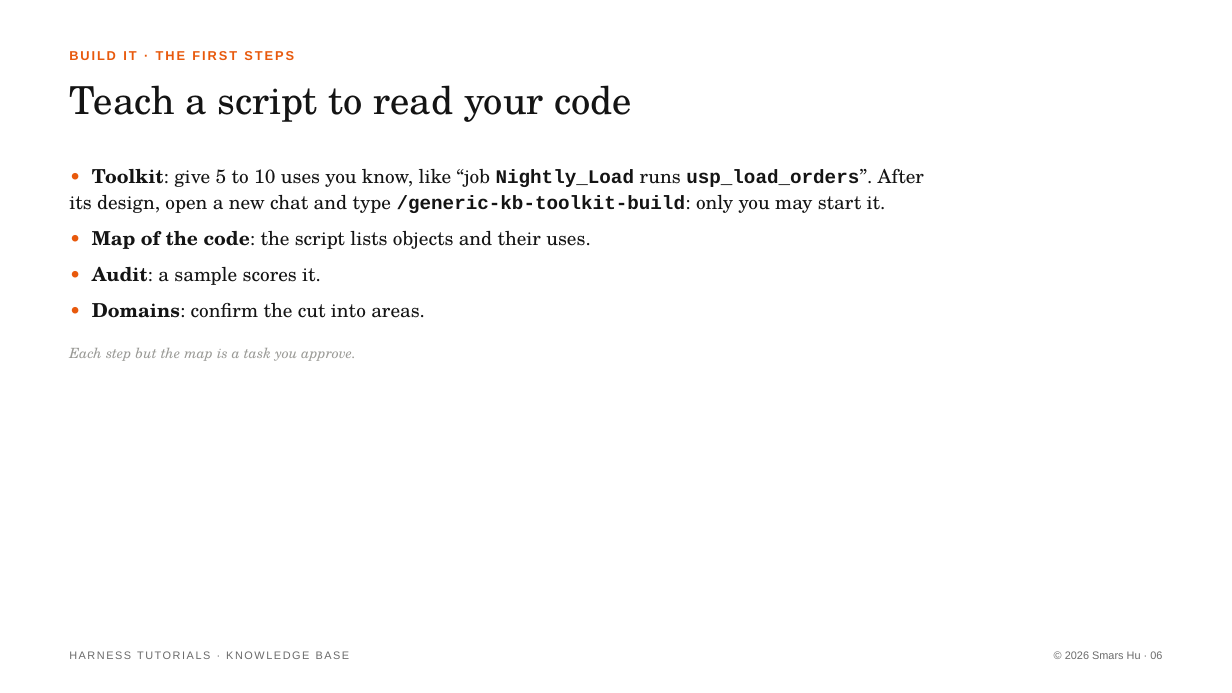
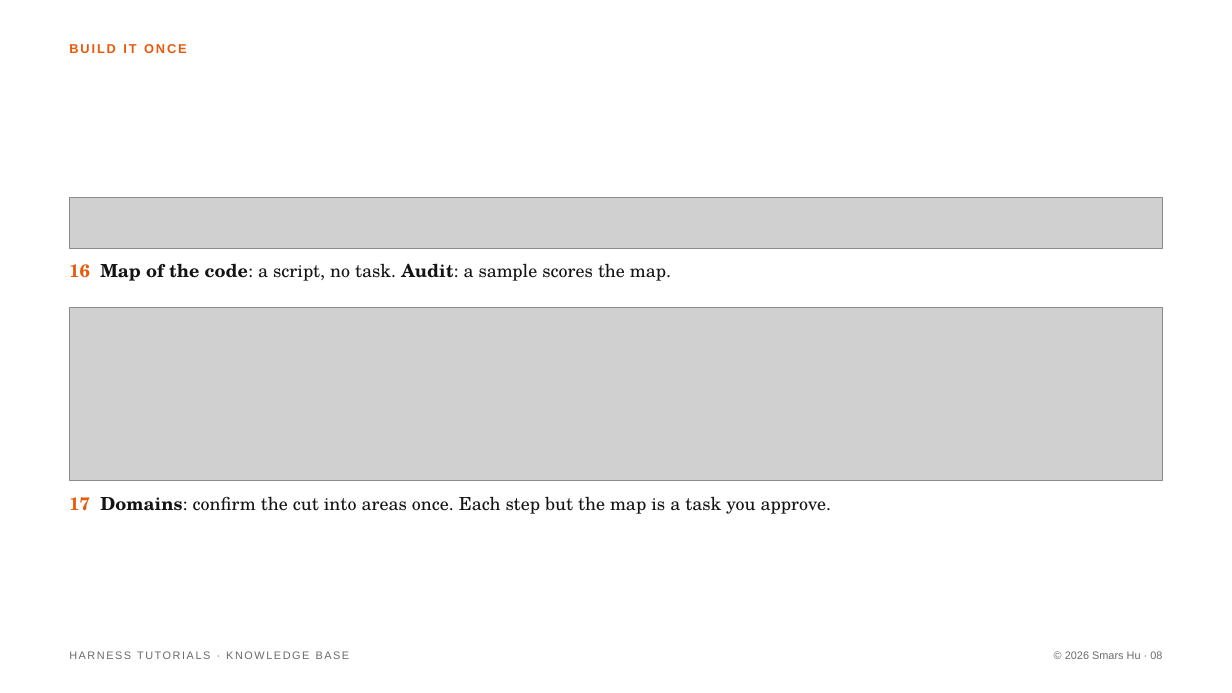
Before and after one commit to Smars-Bin-Hu/ai-exploration, a slide deck: slide 8 of source/tutorials/6_kb.pptx (slide 6 before the commit). Drawn at 1232x693 pixels with LibreOffice and Linux fonts; fonts in the diff are those of the drawing; grey boxes stand for pictures. Boxes give left, top, right and bottom in pixels: in the first picture for what was removed or moved away, otherwise in the second. Text is boxed around its words. In the diff, an @@ line names an element or a change of style, - is before the commit and + after.

```diff
--- a/source/tutorials/6_kb.pptx
+++ b/source/tutorials/6_kb.pptx
@@ text at (x1=69, y1=44, x2=187, y2=53): text changed @@
-BUILD IT · THE FIRST STEPS
+BUILD IT ONCE
@@ text removed at (x1=69, y1=85, x2=632, y2=122) @@
-Teach a script to read your code
@@ text removed at (x1=69, y1=169, x2=924, y2=318) @@
-• Toolkit: give 5 to 10 uses you know, like “job Nightly_Load runs usp_load_orders”. After its design, open a new chat and type /generic-kb-toolkit-build: only you may start it.
-• Map of the code: the script lists objects and their uses.
-• Audit: a sample scores it.
-• Domains: confirm the cut into areas.
@@ picture added at (x1=69, y1=198, x2=1163, y2=249) @@
@@ text added at (x1=69, y1=263, x2=671, y2=281), 14 pt, text #141414 @@
+16 Map of the code: a script, no task. Audit: a sample scores the map.
@@ picture added at (x1=69, y1=308, x2=1163, y2=481) @@
@@ text at (x1=69, y1=496, x2=832, y2=514): text changed; size 11 to 14 pt; text colour #9A9A96 to #141414; italic off @@
-Each step but the map is a task you approve.
+17 Domains: confirm the cut into areas once. Each step but the map is a task you approve.
```
Also in this commit, not shown: 6 other slides changed, 10 slides added, 7 slides removed, 15 other files.
